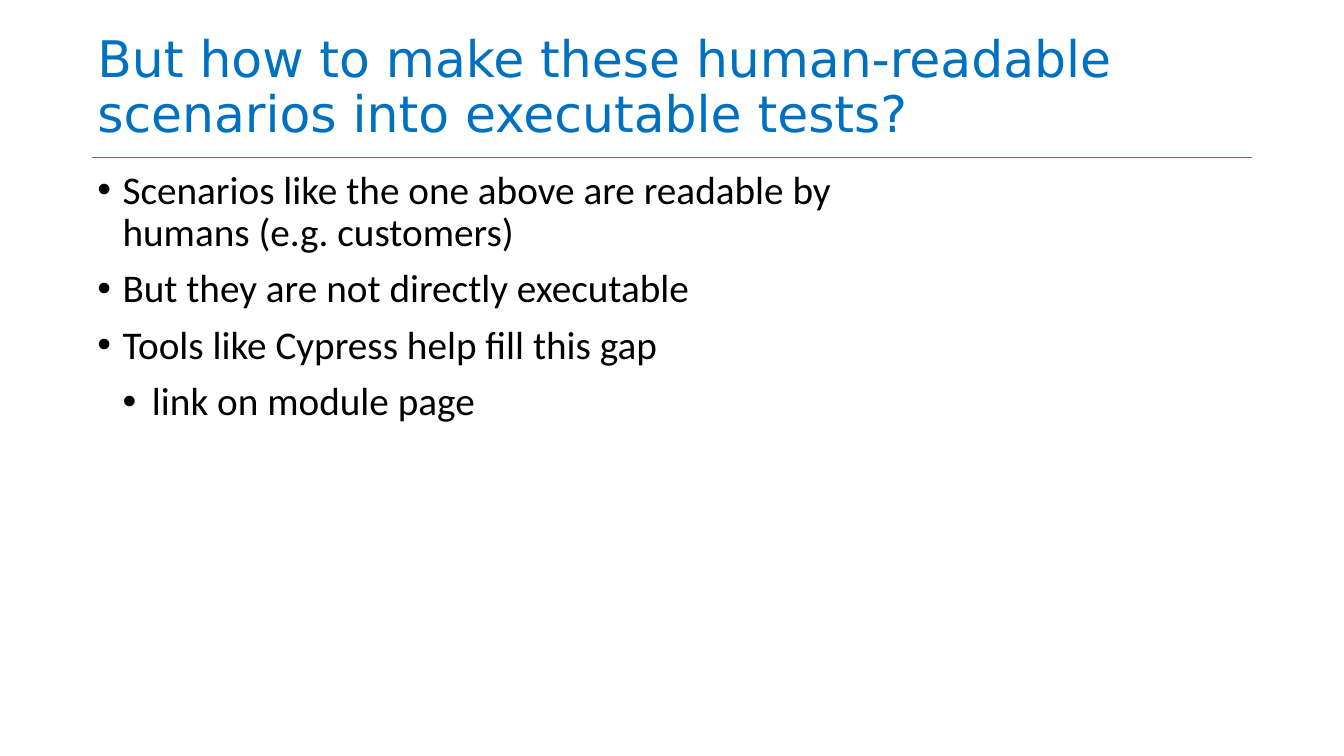
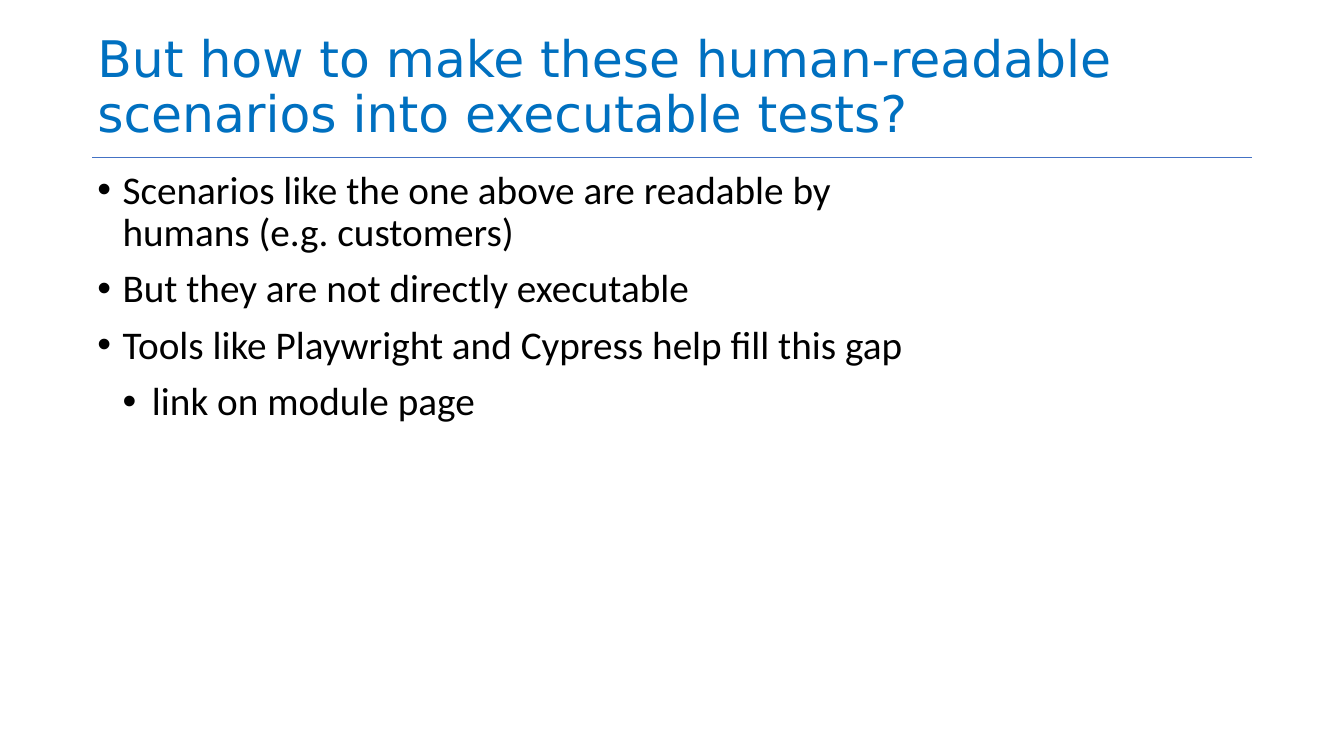
Before and after one commit to neu-se/CS4530-Spring-2026, a slide deck: slide 32 of Slides/Module 10 Testing Larger Things.pptx. Drawn at 1344x756 pixels with LibreOffice and Linux fonts; fonts in the diff are those of the drawing. Boxes give left, top, right and bottom in pixels: in the first picture for what was removed or moved away, otherwise in the second. Text is boxed around its words. In the diff, an @@ line names an element or a change of style, - is before the commit and + after.

Commit message:
Update module 10 with playwright references

```diff
--- a/Slides/Module 10 Testing Larger Things.pptx
+++ b/Slides/Module 10 Testing Larger Things.pptx
@@ text at [123, 331, 902, 366]: text changed @@
-• Tools like Cypress help fill this gap
+• Tools like Playwright and Cypress help fill this gap
```
Also in this commit, not shown: 2 other files.
